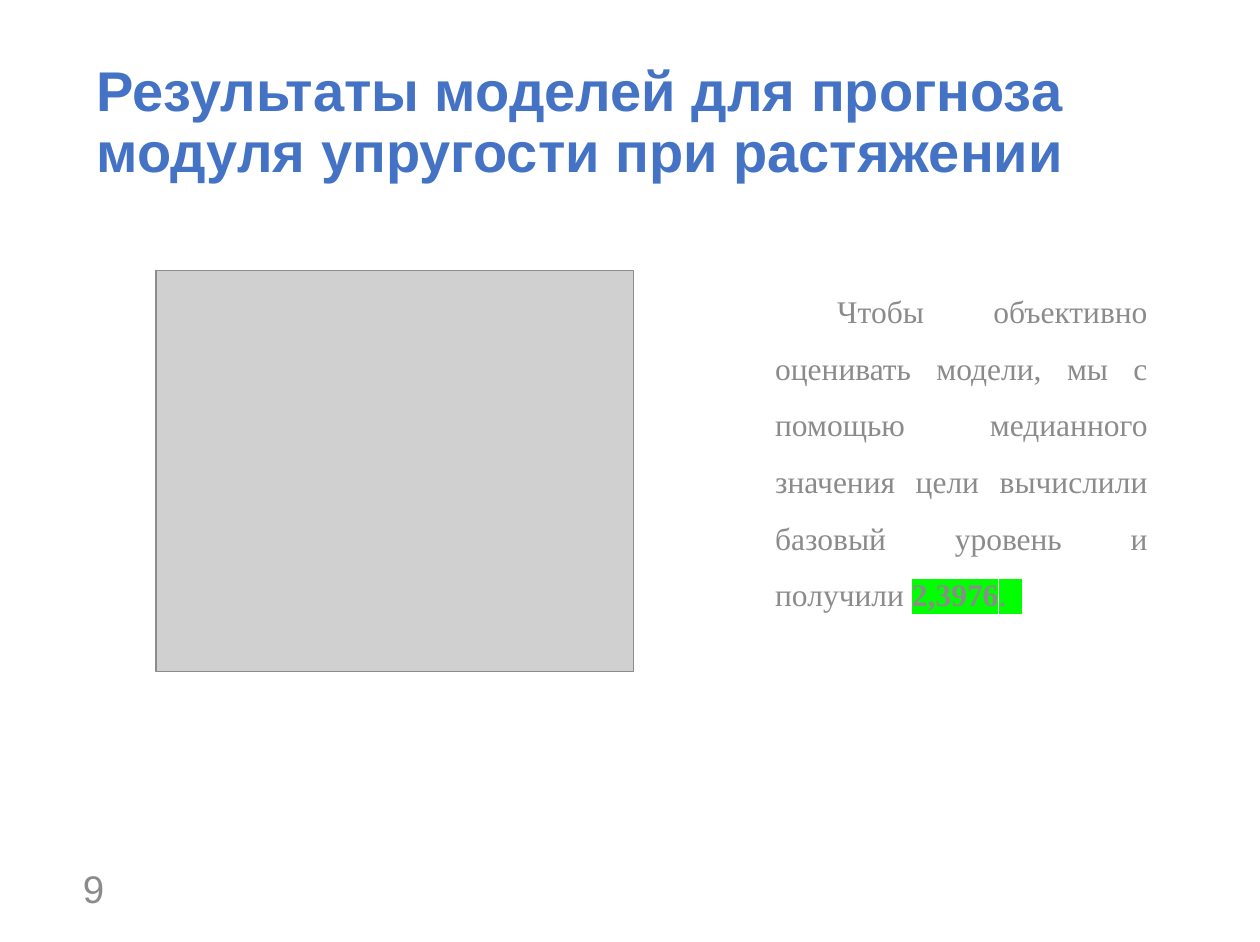
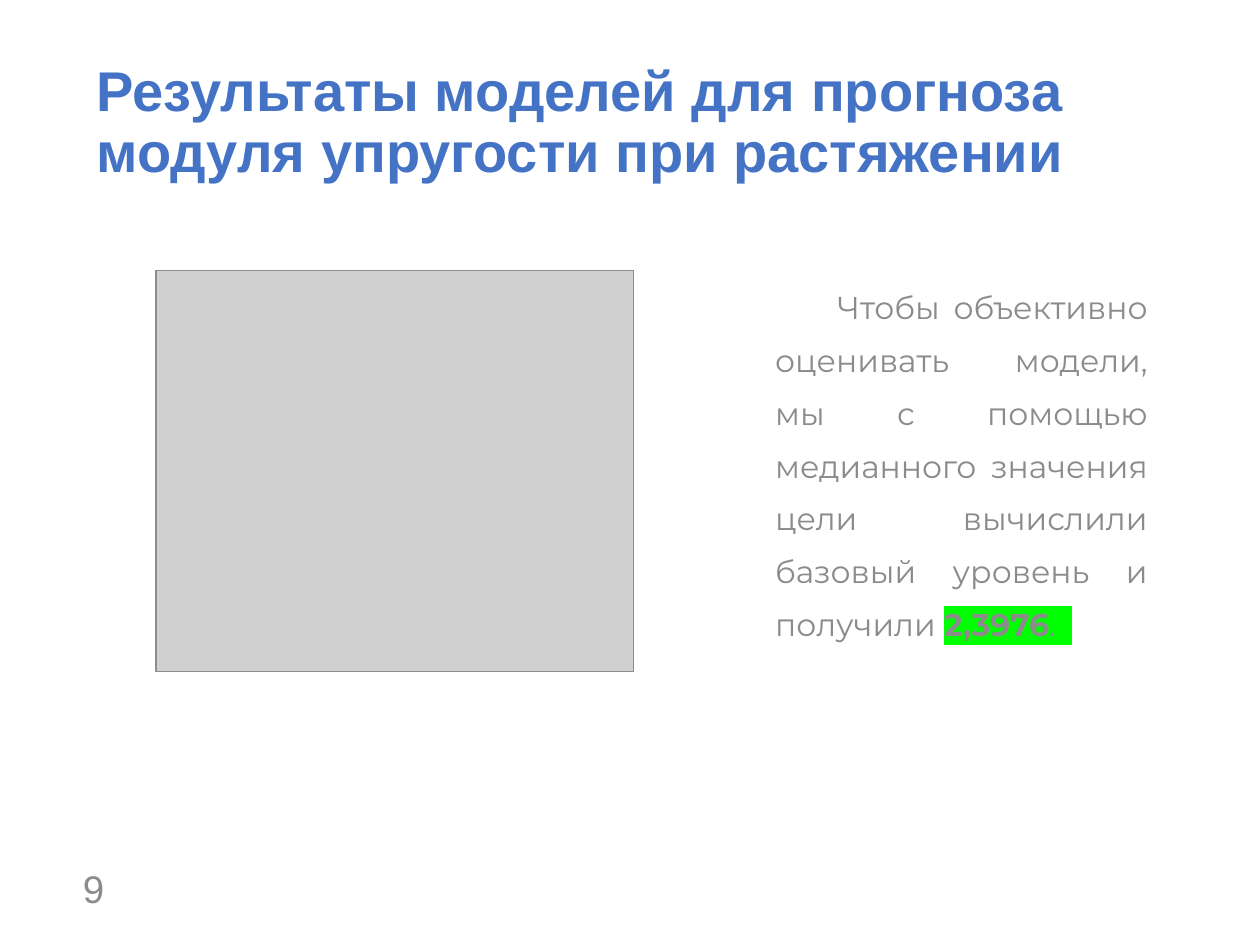
Before and after one commit to 00Maria/VKR, a slide deck: slide 9 of Презентация Калиновская МВ.pptx. Drawn at 1260x942 pixels with LibreOffice and Linux fonts; fonts in the diff are those of the drawing; grey boxes stand for pictures; background and template pictures are left out. Boxes give left, top, right and bottom in pixels: in the first picture for what was removed or moved away, otherwise in the second. Text is boxed around its words. In the diff, an @@ line names an element or a change of style, - is before the commit and + after.

```diff
--- a/Презентация Калиновская МВ.pptx
+++ b/Презентация Калиновская МВ.pptx
@@ text "Чтобы объективно оценивать модели, мы ..." at <box>775,295,1148,642</box>: font Times New Roman to Montserrat; line spacing 1.5 to 1.4 @@
```
Also in this commit, not shown: 5 other slides changed, 2 other files.
